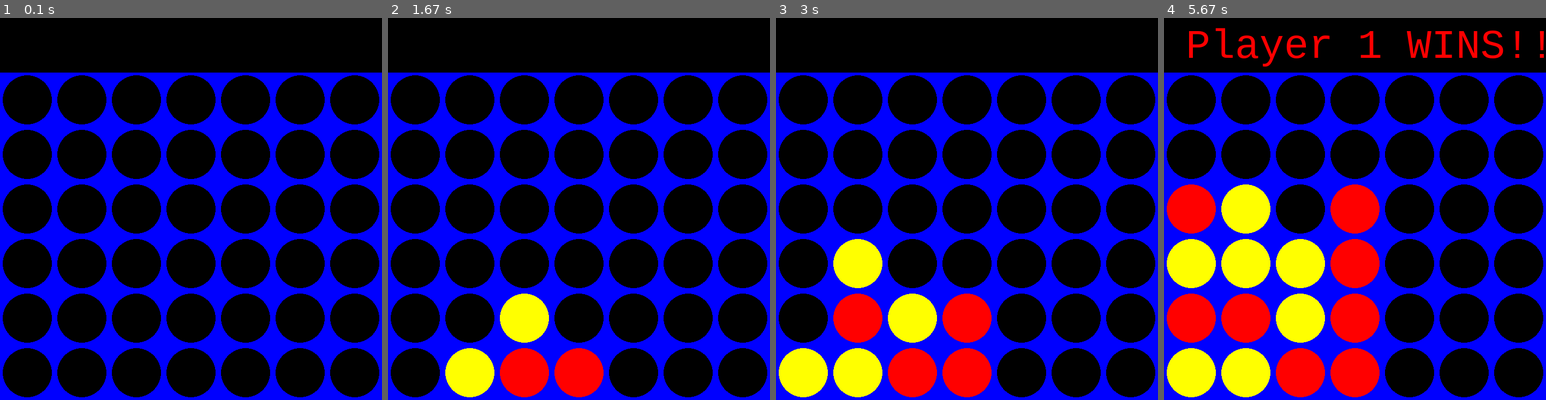
Above: before the commit, frames 1-4 (left to right).
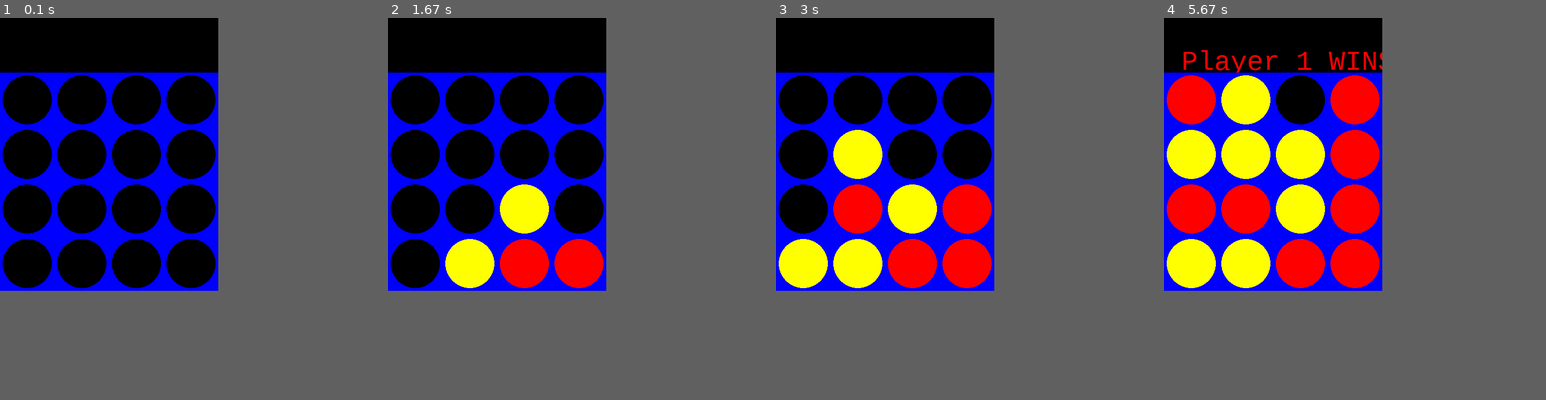
Above: after the commit, the same moments.

Repository: AnawatPaotthong/AI_project_connect4
Game: pygame game, started from connect4_pygame.py
Same seed, same stepped clock (60 frames per second), same inputs: the game is played once before the commit and once after it.
Inputs (mouse positions are in pixels of both pictures, inside the frame that each line leads up to):
- Up to frame 1 (0.1 s): no input
- Up to frame 2 (1.67 s): click (498, 155) at 0.38 s; click (517, 216) at 0.75 s; click (575, 251) at 1.1 s; click (445, 102) at 1.45 s
- Up to frame 3 (3 s): click (882, 186) at 1.82 s; click (852, 98) at 2.18 s; click (959, 224) at 2.55 s; click (814, 182) at 2.92 s
- Up to frame 4 (5.67 s): click (1209, 102) at 3.28 s; click (1221, 201) at 3.65 s; move the mouse to (1351, 216) at 3.9 s; click (1351, 216) at 4.02 s; move the mouse to (1206, 254) at 4.27 s; click (1206, 254) at 4.38 s; move the mouse to (1206, 170) at 4.63 s; click (1206, 170) at 4.75 s; click (1286, 231) at 5.12 s; click (1335, 174) at 5.48 s
The window is 700x700 before the commit and 400x500 after it. Grey fills any space a smaller window leaves; there, only what the larger window draws over its background counts as a difference.

The runs differ from the first frame. In frame 1, 20% of the frame differs, in the area x 0-100%, y 14-100%; in frame 2, 30%; in frame 3, 38%; in frame 4, 45%, in the area x 0-100%, y 2-100%.

Commit message:
[FIX] the connect4 matrix into 4*4

Diff:
--- a/connect4.py
+++ b/connect4.py
@@ -1,7 +1,7 @@
 import numpy as np
 
-ROW_COUNT = 6
-COLUMN_COUNT = 7
+ROW_COUNT = 4
+COLUMN_COUNT = 4
 
 def create_board():
   board = np.zeros((ROW_COUNT,COLUMN_COUNT))
@@ -23,24 +23,24 @@
 
 def winning_move(board, piece):
   #Check horizontal location for win
-  for c in range(COLUMN_COUNT-3):
+  for c in range(COLUMN_COUNT-1): #4-1
     for r in range(ROW_COUNT):
         if board[r][c] == piece and board[r][c+1] == piece and board[r][c+2] == piece and board[r][c+3] == piece:
           return True
 
   #Check vertical location for win
   for c in range(COLUMN_COUNT):
-    for r in range(ROW_COUNT-3):
+    for r in range(ROW_COUNT-1): #4-1
         if board[r][c] == piece and board[r+1][c] == piece and board[r+2][c] == piece and board[r+3][c] == piece:
           return True
 
   #Check positively sloped diaganols
-    for c in range(COLUMN_COUNT-3):
-      for r in range(ROW_COUNT-3):
+    for c in range(COLUMN_COUNT-1):
+      for r in range(ROW_COUNT-1):
           if board[r][c] == piece and board[r+1][c+1] == piece and board[r+2][c+2] == piece and board[r+3][c+3] == piece:
             return True
   #Check negatively sloped diaganols
-    for c in range(COLUMN_COUNT-3):
+    for c in range(COLUMN_COUNT-1):
       for r in range(3, ROW_COUNT):
           if board[r][c] == piece and board[r-1][c+1] == piece and board[r-2][c+2] == piece and board[r-3][c+3] == piece:
             return True
@@ -55,7 +55,7 @@
 while not game_over:
   #Ask for player 1 input
   if turn == 0:
-    col = int(input("Player 1: make your selection (0-6):"))
+    col = int(input("Player 1: make your selection (0-2):"))
 
     if is_valid_location(board, col):
       row = get_next_open_row(board, col)
@@ -67,13 +67,13 @@
 
   #Ask for player 2 input
   else:
-     col = int(input("Player 2: make your selection (0-6):"))
+     col = int(input("Player 2: make your selection (0-2):"))
 
      if is_valid_location(board, col):
       row = get_next_open_row(board, col)
       drop_piece(board, row, col, 2)
 
-      if winning_move(board, 1):
+      if winning_move(board, 2):
         print("PLAYER 2 Wins!")
         game_over = True
 
--- a/connect4_pygame.py
+++ b/connect4_pygame.py
@@ -8,8 +8,8 @@
 RED = (255,0,0)
 YELLOW = (255,255,0)
 
-ROW_COUNT = 6
-COLUMN_COUNT = 7
+ROW_COUNT = 4
+COLUMN_COUNT = 4
 
 def create_board():
 	board = np.zeros((ROW_COUNT,COLUMN_COUNT))
@@ -89,7 +89,7 @@
 draw_board(board)
 pygame.display.update()
 
-myfont = pygame.font.SysFont("monospace", 75)
+myfont = pygame.font.SysFont("monospace", 50)
 
 while not game_over:
 
@@ -120,7 +120,7 @@
 
 					if winning_move(board, 1):
 						label = myfont.render("Player 1 WINS!!", 1, RED)
-						screen.blit(label, (40,10))
+						screen.blit(label, (32, 53))
 						game_over = True
 
 
